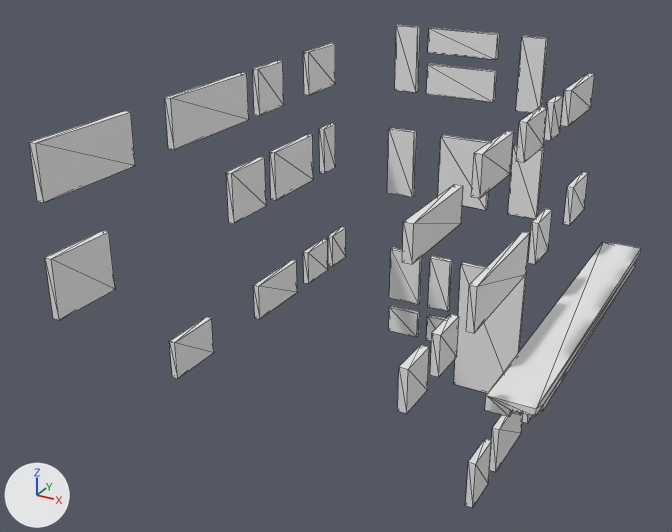
The OBJ model Kakuto/Assets/Sprites/Background/City/SideBuildings2/SideBuildings2-0.obj: old version first, new version second.
Rendered twice from a 50 mm camera at (5.11, -10.94, 6.01) aimed at (-0.81, -0.18, 0.63). The lights are fixed; the arrows at lower left show +X, +Y and +Z. Mesh edges are drawn as thin lines. Where no turn or scale is listed for an object, it has been applied to the vertices.

Script lines for the objects in view, before the commit:
```python
me_sidebuildings2_0 = bpy.data.meshes.new('SideBuildings2-0')
me_sidebuildings2_0.from_pydata(...)  # 340 vertices, 524 faces; spans x -2.75..2.75, y -3.75..3.75, z -3.2..3.4
me_sidebuildings2_0.materials.append(mat_sidebuildings2_0_palette)  # white #e7e7e7
ob_sidebuildings2_0 = bpy.data.objects.new('SideBuildings2-0', me_sidebuildings2_0)
ob_sidebuildings2_0.location = (0.0, 0.0, 0.0)
```
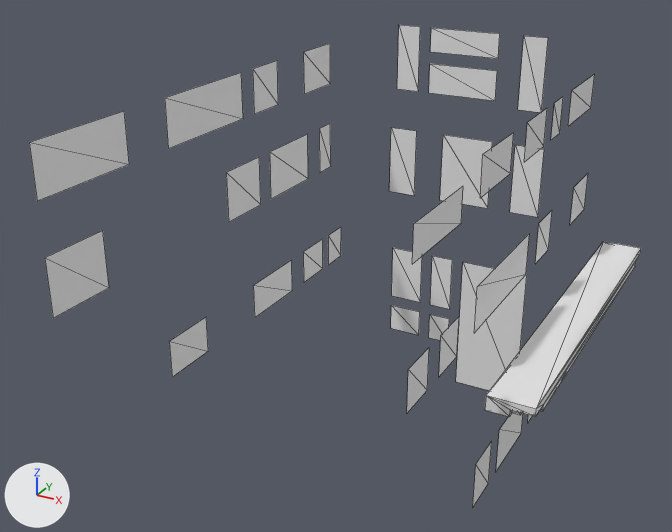
What differs and where, as boxes (x1, y1, x2, y2) in the pictures (672 x 532 px):
'SideBuildings2-0', reshaped: before (29, 25, 641, 508); after (29, 25, 641, 506)
part 1 of me_sidebuildings2_0, deleted: before (29, 25, 594, 508)

The change, as a list of edits to the scene's bpy script:
```text
Change me_sidebuildings2_0:
    used by ob_sidebuildings2_0; location = (0.0, 0.0, 0.0)
    remove me_sidebuildings2_0.from_pydata(...)  # 340 vertices, 524 faces; spans x -2.75..2.75, y -3.75..3.75, z -3.2..3.4
    remove me_sidebuildings2_0.materials.append(mat_sidebuildings2_0_palette)  # white #e7e7e7
    add me_sidebuildings2_0.from_pydata(...)  # 188 vertices, 144 faces; spans x -2.75..2.75, y -3.75..3.75, z -3.2..3.4
    me_sidebuildings2_0 part 1
    152 vertices are removed from x -2.65..1.85, y -3.75..3.65, z -3.2..3.4
    380 faces are deleted
```
